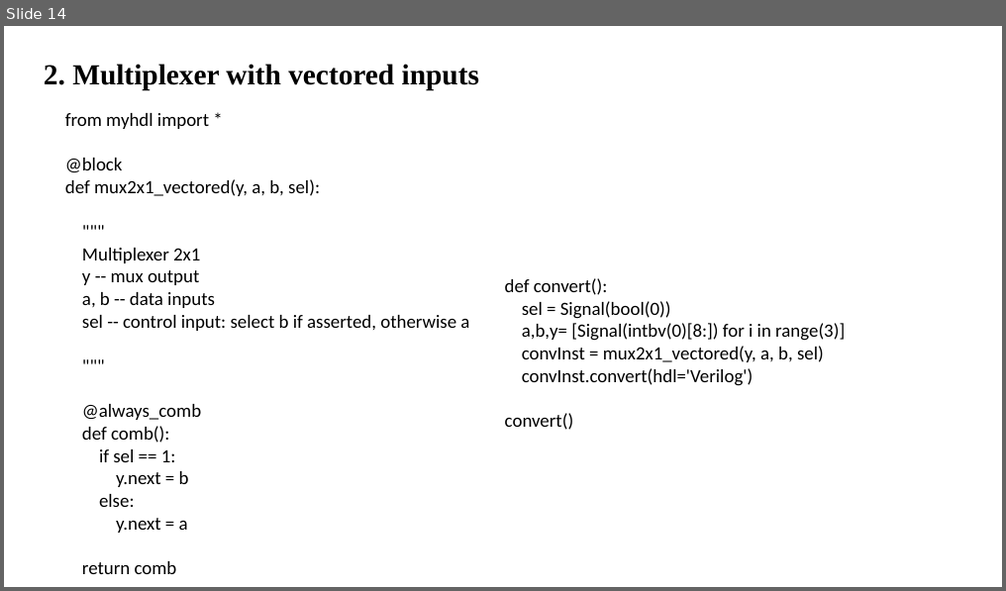
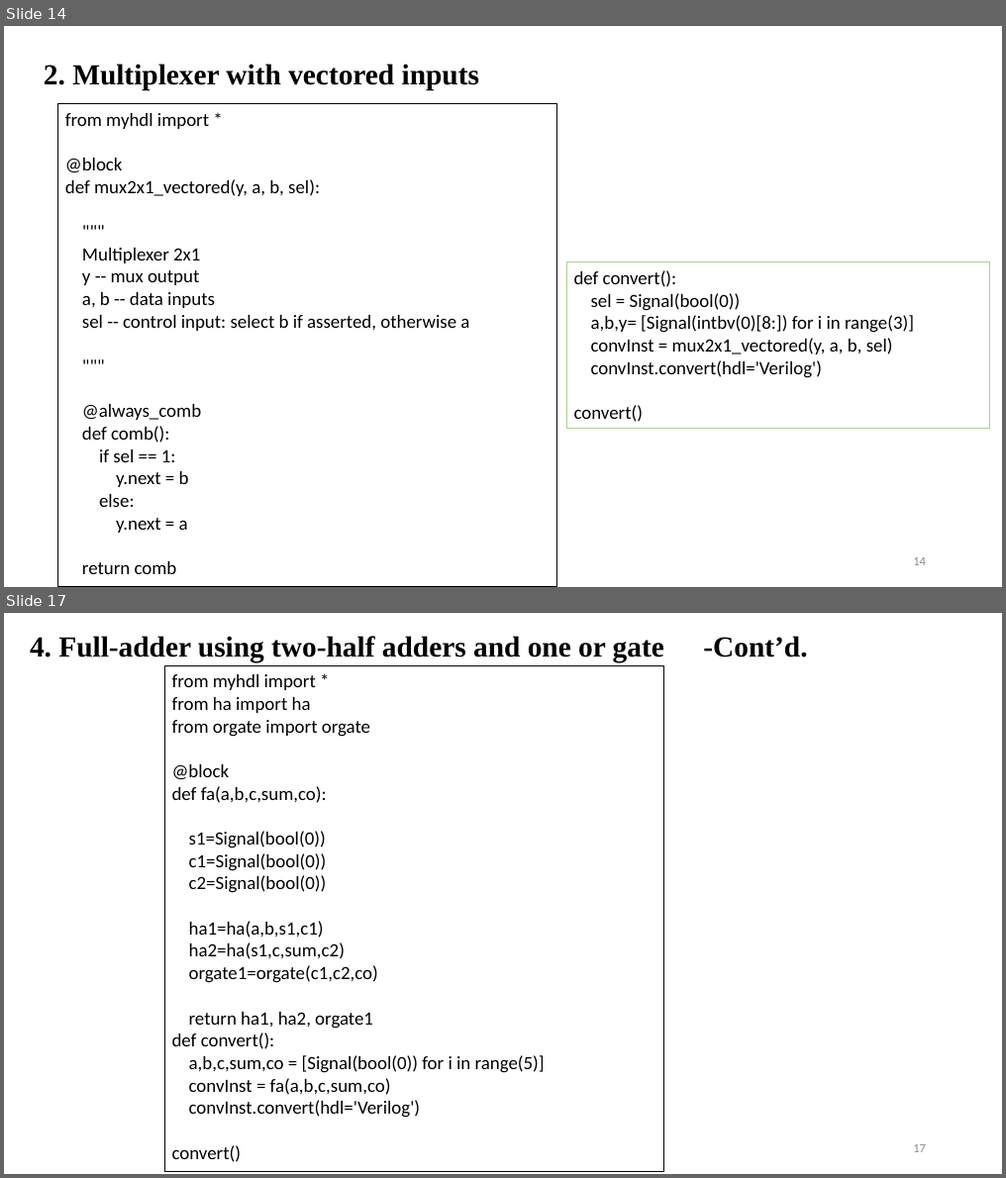
Before and after one commit to visionvlsi/Proj_HLS_phase1, a slide deck: hls_phase1.pptx. Shown one above the other, each under a label of ours: slide 14 before the commit, slides 14 and 17 after it; the slides between them are not shown. The pictures are 1006x591 and 1006x1178 pixels, drawn with LibreOffice and Linux fonts; fonts in the diff are those of the drawing. Boxes give left, top, right and bottom in pixels: in the first picture for what was removed or moved away, otherwise in the second. Text is boxed around its words. In the diff, an @@ line names an element or a change of style, - is before the commit and + after.

```diff
--- a/hls_phase1.pptx
+++ b/hls_phase1.pptx
@@ slide 17 added at (4, 613, 1002, 1174), background #FFFFFF @@
@@ text added at (30, 636, 807, 663), 28 pt, text #000000, bold @@
+4. Full-adder using two-half adders and one or gate -Cont’d.
@@ rectangle added at (164, 665, 663, 1172), outline #000000 0.75 pt, 18 pt, text #000000 @@
+from myhdl import *
+from ha import ha
+from orgate import orgate
+@block
+def fa(a,b,c,sum,co):
+s1=Signal(bool(0))
+c1=Signal(bool(0))
+c2=Signal(bool(0))
+ha1=ha(a,b,s1,c1)
+ha2=ha(s1,c,sum,c2)
+orgate1=orgate(c1,c2,co)
+return ha1, ha2, orgate1
+def convert():
+a,b,c,sum,co = [Signal(bool(0)) for i in range(5)]
+convInst = fa(a,b,c,sum,co)
+convInst.convert(hdl='Verilog')
+convert()
@@ page number added at (913, 1145, 926, 1153), 12 pt, text #8C8C8C @@
+17
@@ slide 14 changed as well @@
@@ rectangle "from myhdl import *": place and size @@
-rectangle "from myhdl import *" at (65, 113, 469, 574)
+rectangle "from myhdl import *" at (57, 104, 557, 587)
@@ rectangle "from myhdl import *" at (57, 104, 557, 587): outline none to #000000 0.75 pt @@
@@ rectangle "def convert():": place and size @@
-rectangle "def convert():" at (505, 278, 845, 430)
+rectangle "def convert():" at (566, 263, 989, 429)
@@ rectangle "def convert():" at (566, 263, 989, 429): outline none to #A9D18E 0.75 pt @@
@@ page number added at (913, 558, 926, 566), 12 pt, text #8C8C8C @@
+14
```
Also in this commit, not shown: 13 other slides changed, 2 other slides added, 5 other files.
